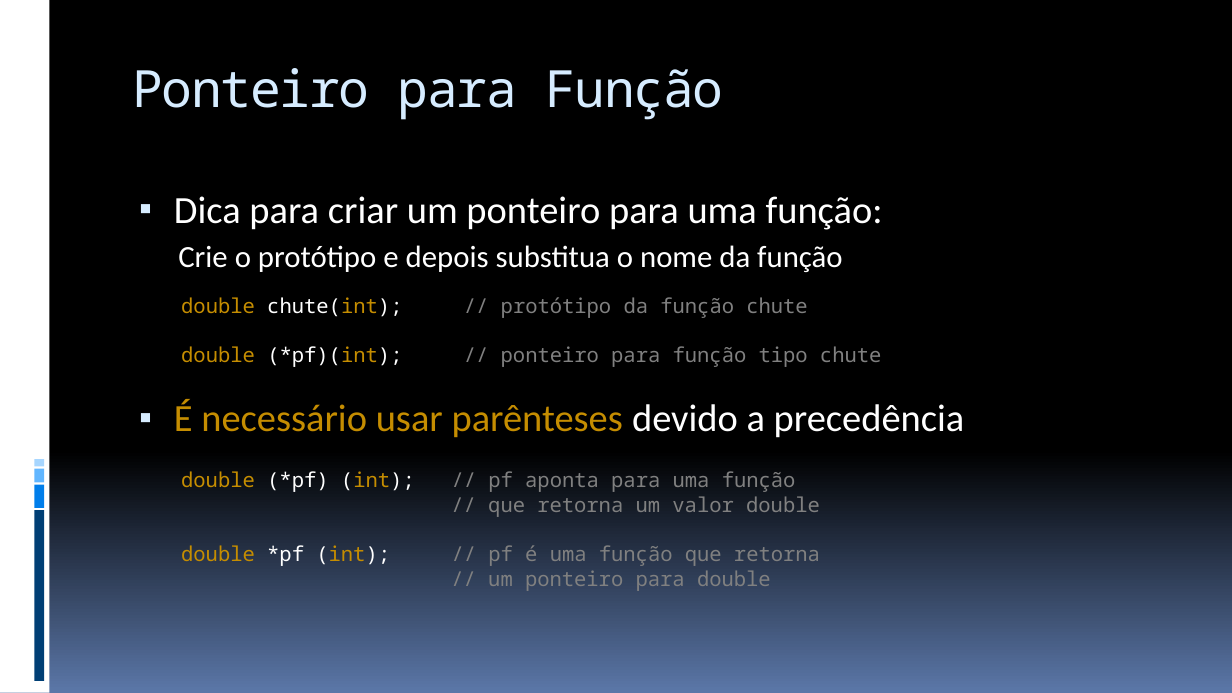
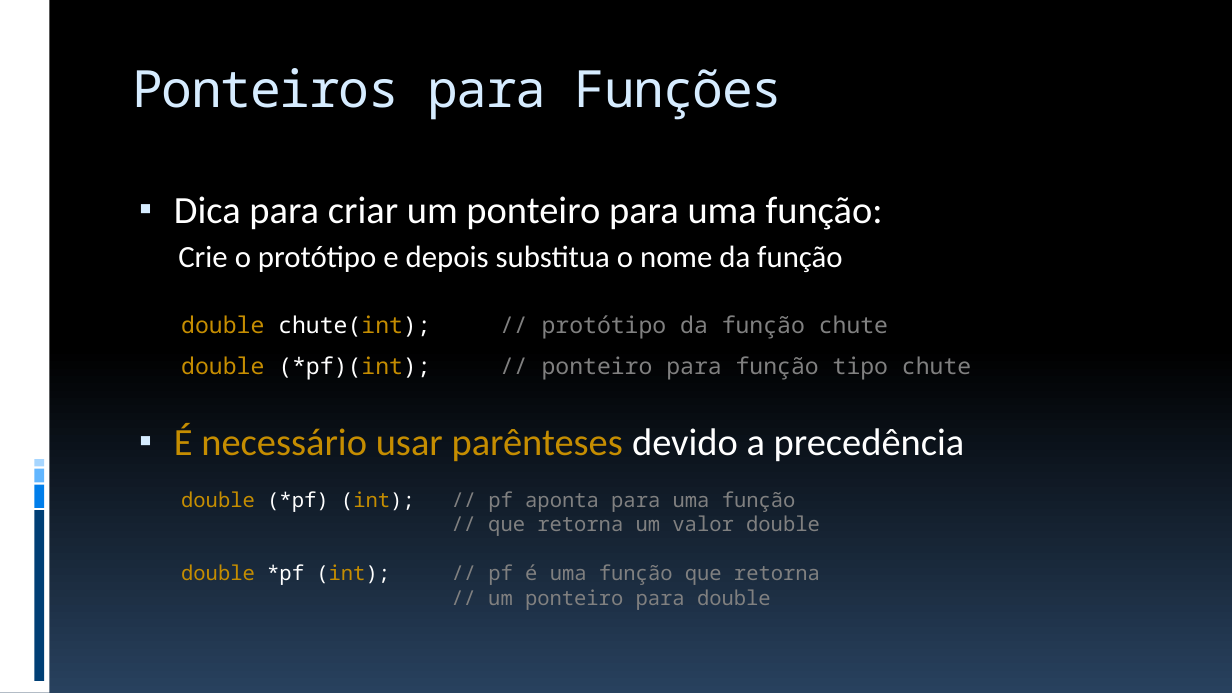
Before and after one commit to JudsonSS/ProgComp, a slide deck: slide 14 of Slides/27. Funções Inline e Ponteiros para Funções.pptx. Drawn at 1232x693 pixels with LibreOffice and Linux fonts; fonts in the diff are those of the drawing. Boxes give left, top, right and bottom in pixels: in the first picture for what was removed or moved away, otherwise in the second. Text is boxed around its words. In the diff, an @@ line names an element or a change of style, - is before the commit and + after.

```diff
--- a/Slides/27. Funções Inline e Ponteiros para Funções.pptx
+++ b/Slides/27. Funções Inline e Ponteiros para Funções.pptx
@@ background gradient #000000 to #5B77A8 to gradient #000000 to #28415E @@
@@ title at (132,68,783,120): text changed @@
-Ponteiro para Função
+Ponteiros para Funções
@@ text "double chute(int); // protótipo da ..." at (181,315,971,380): size 16 to 18 pt; line spacing 1 to 1.5 @@
@@ text "double (*pf) (int); // pf ...": place and size @@
-text "double (*pf) (int); // pf ..." at (181,471,820,591)
+text "double (*pf) (int); // pf ..." at (181,491,820,610)
```
Also in this commit, not shown: 26 other slides changed, 3 other files.
